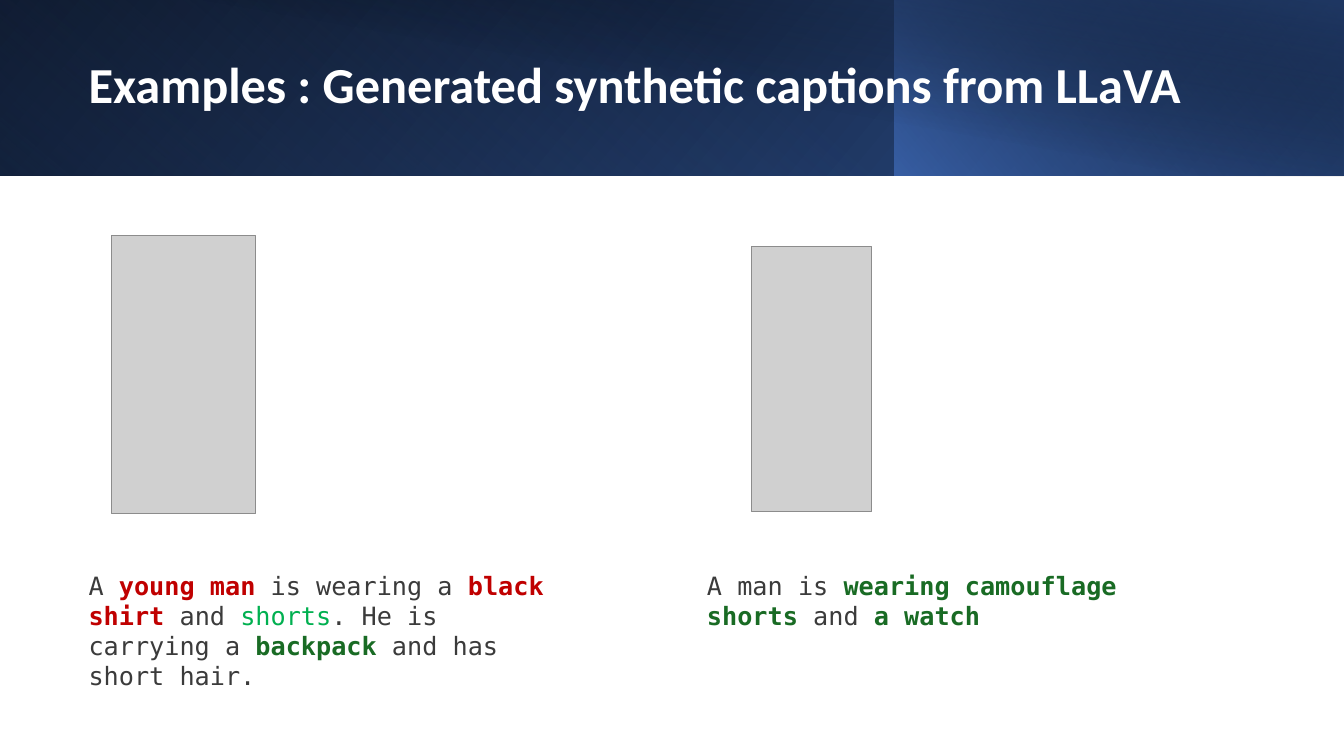
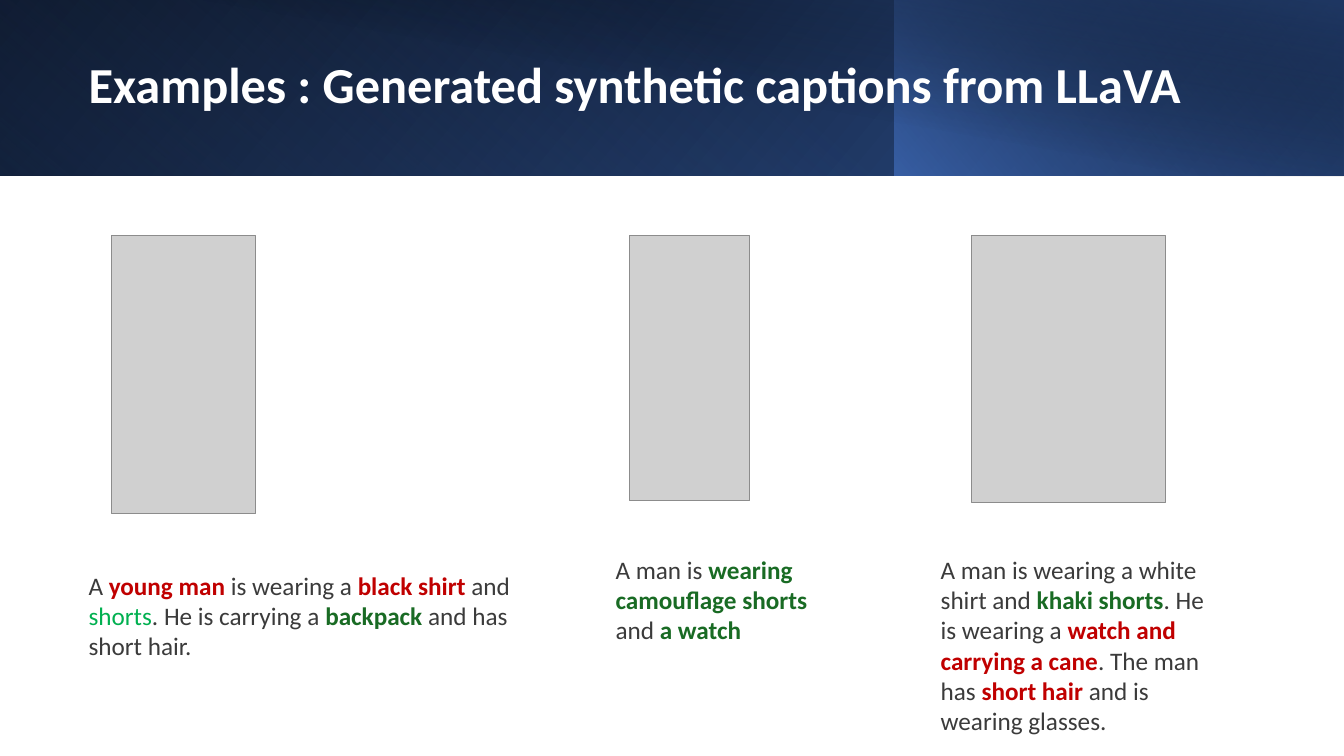
Before and after one commit to ManishGovind/transfer, a slide deck: slide 19 of Temp.pptx (slide 17 before the commit). Drawn at 1344x756 pixels with LibreOffice and Linux fonts; fonts in the diff are those of the drawing; grey boxes stand for pictures. Boxes give left, top, right and bottom in pixels: in the first picture for what was removed or moved away, otherwise in the second. Text is boxed around its words. In the diff, an @@ line names an element or a change of style, - is before the commit and + after.

```diff
--- a/Temp.pptx
+++ b/Temp.pptx
@@ picture moved from (x1=751, y1=246, x2=871, y2=512) to (x1=629, y1=235, x2=749, y2=501) @@
@@ picture added at (x1=972, y1=236, x2=1167, y2=503) @@
@@ text "A young man is wearing ..." at (x1=89, y1=577, x2=510, y2=655): font DejaVu Sans Mono to Calibri @@
@@ text "A man is wearing camouflage ..." at (x1=616, y1=561, x2=807, y2=639): font DejaVu Sans Mono to Calibri @@
@@ text "A man is wearing camouflage ..." moved from (x1=707, y1=574, x2=1117, y2=626) to (x1=616, y1=561, x2=807, y2=639) @@
@@ text added at (x1=941, y1=561, x2=1204, y2=735), 18 pt, text #3B3B3B @@
+A man is wearing a white shirt and khaki shorts. He is wearing a watch and carrying a cane. The man has short hair and is wearing glasses.
```
Also in this commit, not shown: 8 other slides changed, 6 slides added, 1 slide removed.
